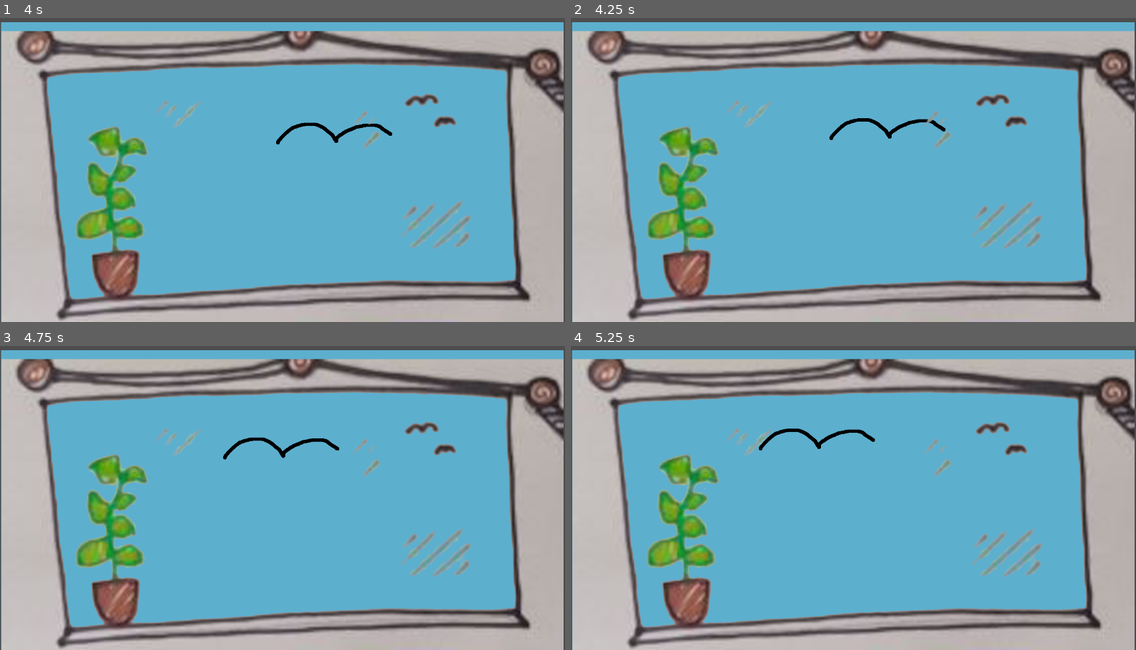
Above: before the commit, frames 1-4 (two rows, left to right).
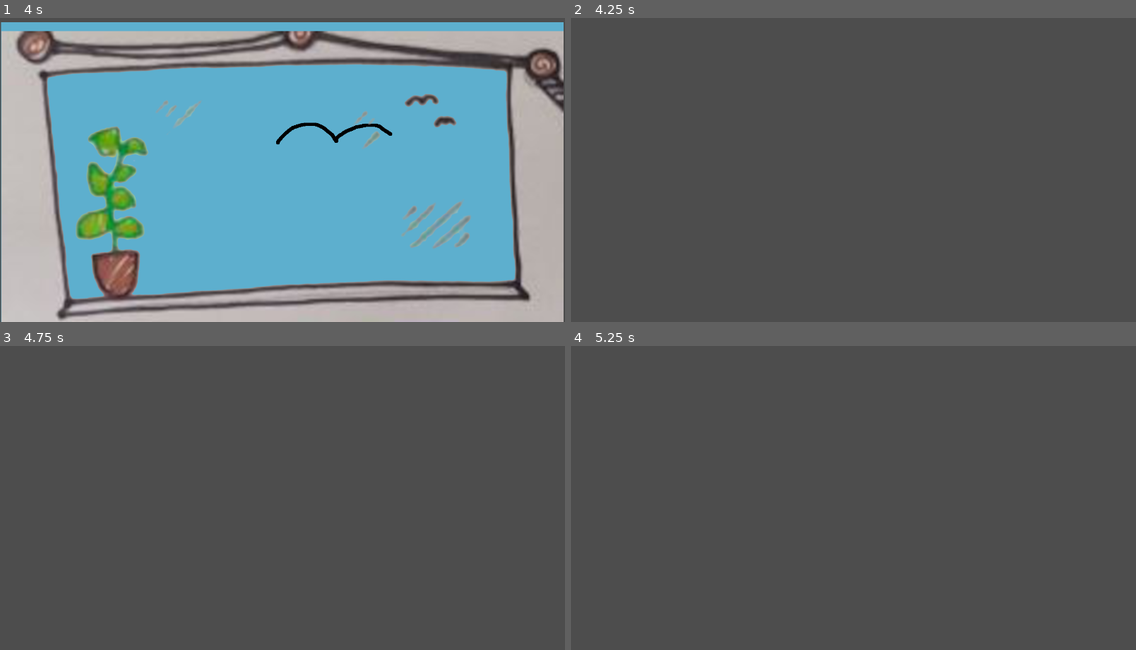
Above: after the commit, the same moments.

Repository: FuckUnity/ggj-2024
Game: Godot game, scene res://main.tscn
Same seed, same stepped clock (60 frames per second), same inputs: the game is played once before the commit and once after it.
Inputs:
- Up to frame 1 (4 s): tap Enter at 0.5 s; hold D (right) 0.53-2.03 s; tap Space (jump) at 0.77, 1.52, 3.02, 3.77 s; hold Left (left) 2.03-2.78 s; hold D (right) from 2.78 s (still down)
- Up to frame 2 (4.25 s): keep holding D (right); tap Escape at 4.15 s
- Up to frame 3 (4.75 s): release D (right) at 4.28 s; hold Left (left) from 4.28 s (still down); tap Space (jump) at 4.52 s
- Up to frame 4 (5.25 s): release Left (left) at 5.03 s; hold D (right) from 5.03 s (still down)

Frame 1 is identical in both runs. In frame 2, 93% of the frame differs, in the area x 0-100%, y 1-100%; in frame 3, 93%; in frame 4, 93%.

Commit message:
complete level

Diff:
--- a/game/game.gd
+++ b/game/game.gd
@@ -15,18 +15,24 @@
 
 # Called every frame. 'delta' is the elapsed time since the previous frame.
 func _process(_delta):
+	_double_esc -= _delta
 	pass
 
 func _init_level():
 	_open_level(init_level)
 
-func _close_level():
-	if !state._current_level_ref:
+func close_current_level():
+	if !state.current_level_ref:
 		return
 
-	remove_child(state._current_level_ref)
+	remove_child(state.current_level_ref)
+	_open_level(MainState.MiniGames.NONE)
+
 
 func _open_level(level: MainState.MiniGames):
+	if !state.is_open_level_allowed(level):
+		return;
+
 	match level:
 		MainState.MiniGames.NONE:
 			pass
@@ -40,3 +46,13 @@
 			state.set_level(level, assets.spawn_level(self, assets.template_level_coffee))
 		MainState.MiniGames.PLANTS:
 			state.set_level(level, assets.spawn_level(self, assets.template_level_window))
+
+var _double_esc: float = 0
+
+func _unhandled_input(event):
+	if event is InputEventKey:
+		if event.pressed and event.keycode == KEY_ESCAPE:
+			if _double_esc > 0:
+				get_tree().quit()
+			else:
+				_double_esc = 0.3
--- a/game/level/level_base.gd
+++ b/game/level/level_base.gd
@@ -8,7 +8,15 @@
 func _ready():
 	game = get_tree().current_scene
 
-
 # Called every frame. 'delta' is the elapsed time since the previous frame.
 func _process(_delta):
 	pass
+
+func complete():
+	game.state.complete_current_level()
+	game.close_current_level()
+
+func _unhandled_input(event):
+	if event is InputEventKey:
+		if event.pressed and event.keycode == KEY_ESCAPE:
+			game.close_current_level()
--- a/game/logic/main_state.gd
+++ b/game/logic/main_state.gd
@@ -1,11 +1,56 @@
 class_name MainState extends Object
 
 enum MiniGames { NONE, WINDOW, KITCHEN_COFFEE, COMPUTER, PLANTS, CAT_TREE }
+enum MiniGameState { ACTIVE, BLOCKED, COMPLETED }
+enum MainSceneObjects { WINDOW, COUCH, CHAIR }
 
 var current_level_type: MiniGames
 var current_level_ref: Node
 
+var minigamesState = {
+	MiniGames.WINDOW: MiniGameState.ACTIVE,
+	MiniGames.KITCHEN_COFFEE: MiniGameState.ACTIVE,
+	MiniGames.COMPUTER: MiniGameState.BLOCKED,
+	MiniGames.PLANTS: MiniGameState.BLOCKED,
+	MiniGames.CAT_TREE: MiniGameState.ACTIVE,
+}
+
+var mainState = {
+	MainSceneObjects.WINDOW: "closed",
+	MainSceneObjects.COUCH: "human",
+	MainSceneObjects.CHAIR: "human"
+}
+
+func activate_level(level: MiniGames):
+	if minigamesState[level] == MiniGameState.BLOCKED:
+		minigamesState[level] = MiniGameState.ACTIVE
+
+func complete_current_level():
+	var level = current_level_type
+	minigamesState[level] = MiniGameState.COMPLETED
+
+	match level:
+		MiniGames.KITCHEN_COFFEE:
+			activate_level(MiniGames.COMPUTER)
+			mainState[MainSceneObjects.CHAIR] = "empty"
+
+		MiniGames.PLANTS:
+			activate_level(MiniGames.WINDOW)
+
+		MiniGames.CAT_TREE:
+			mainState[MainSceneObjects.COUCH] = "empty"
+
+		MiniGames.WINDOW:
+			mainState[MainSceneObjects.WINDOW] = "opened"
+
+		# @todo
 
 func set_level(level_type: MiniGames, level_ref: Node):
 	current_level_type = level_type
 	current_level_ref = level_ref
+
+func is_open_level_allowed(level: MiniGames) -> bool:
+	if level == MiniGames.NONE:
+		return true
+
+	return minigamesState[level] == MiniGameState.ACTIVE
